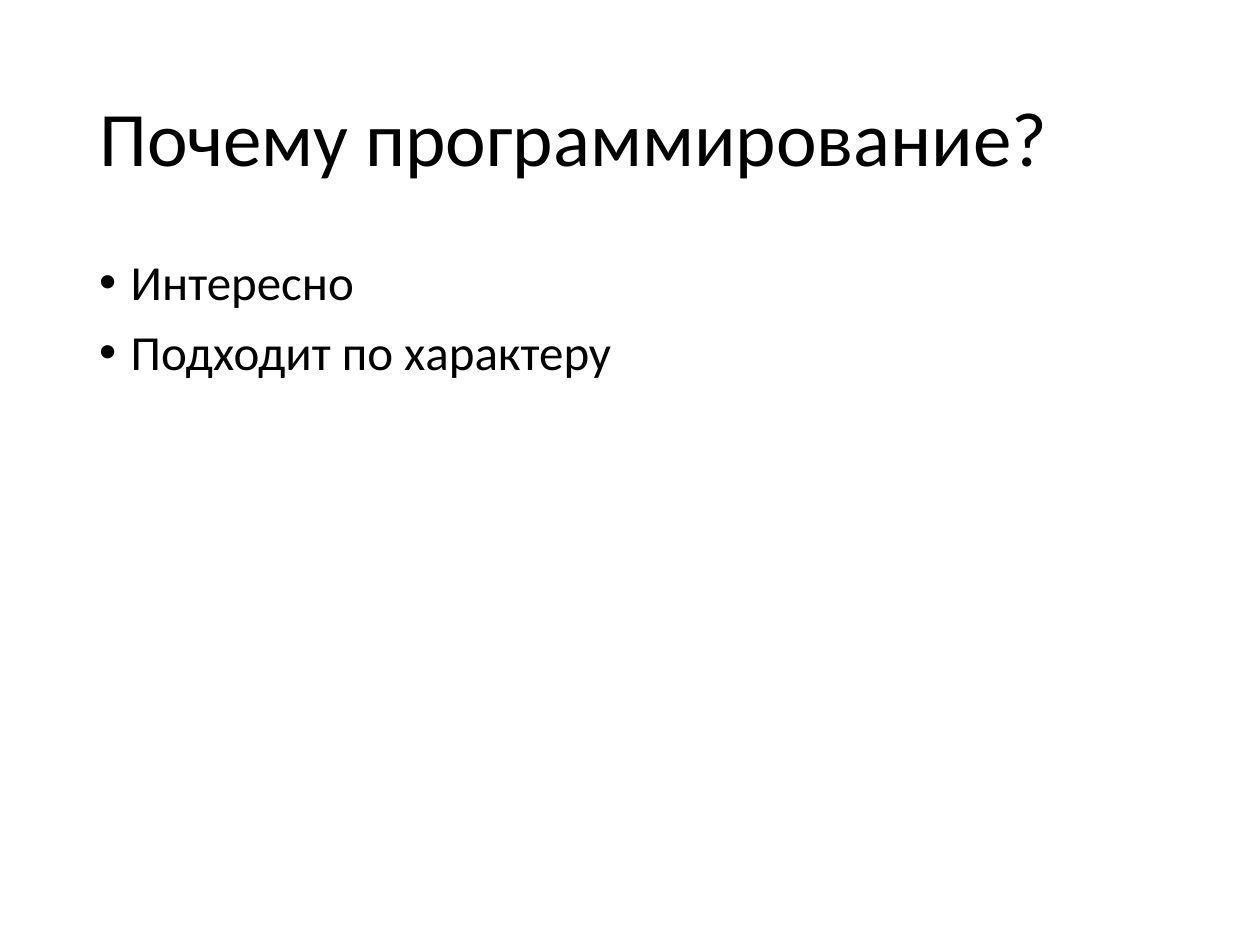
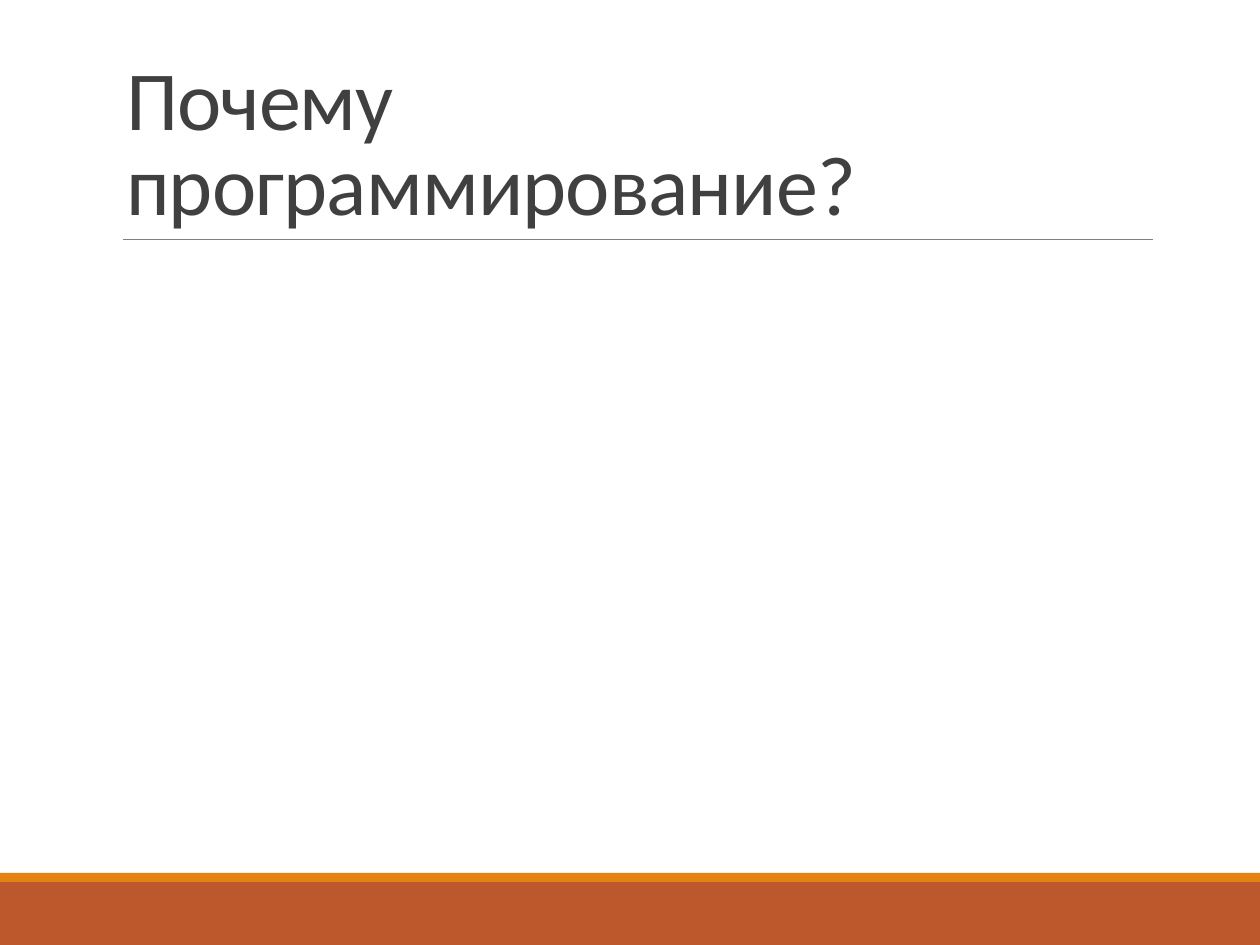
Before and after one commit to vitali-kviatkouski/personal, a slide deck: slide 3 of epamkids/EPAMKids.pptx. Drawn at 1260x945 pixels with LibreOffice and Linux fonts; fonts in the diff are those of the drawing. Boxes give left, top, right and bottom in pixels: in the first picture for what was removed or moved away, otherwise in the second. Text is boxed around its words. In the diff, an @@ line names an element or a change of style, - is before the commit and + after.

```diff
--- a/epamkids/EPAMKids.pptx
+++ b/epamkids/EPAMKids.pptx
@@ title "Почему программирование?": place and size @@
-title "Почему программирование?" at (99, 113, 1047, 179)
+title "Почему программирование?" at (126, 76, 856, 229)
@@ title "Почему программирование?" at (126, 76, 856, 229): size 44 to 48 pt, text colour #000000 to #404040, letter spacing 0 to -0.5 pt; line spacing 0.9 to 0.85; vertical alignment middle to bottom @@
@@ line added from (123, 239) to (1153, 239), #808080 0.5 pt @@
@@ text removed at (131, 268, 611, 378) @@
-• Интересно
-• Подходит по характеру
@@ rectangle added at (0, 882, 1260, 945), fill #BD582C @@
@@ rectangle added at (0, 873, 1260, 882), fill #E48312 @@
```
Also in this commit, not shown: 20 other slides changed, 5 slides added, 7 slides removed, 1 other file.
